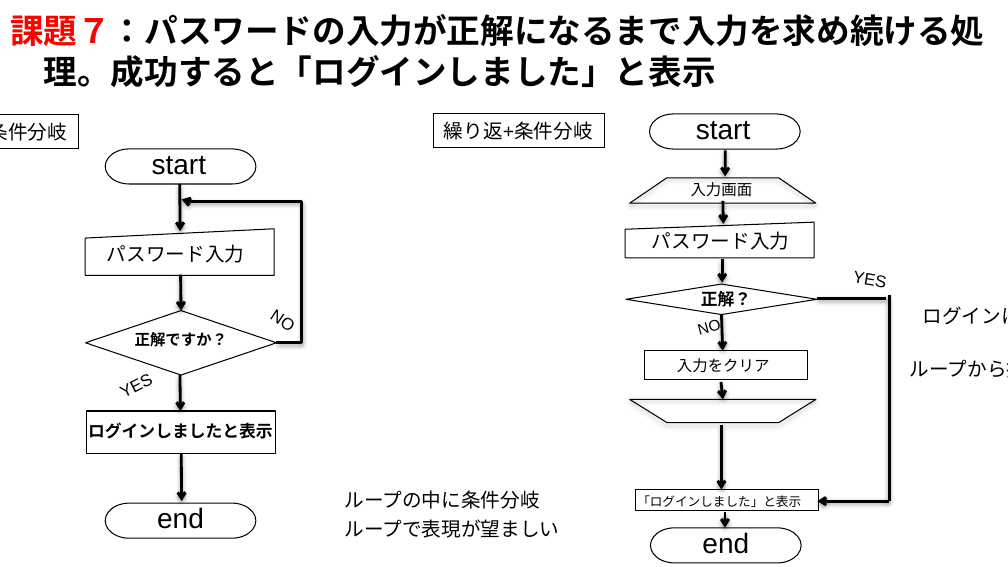
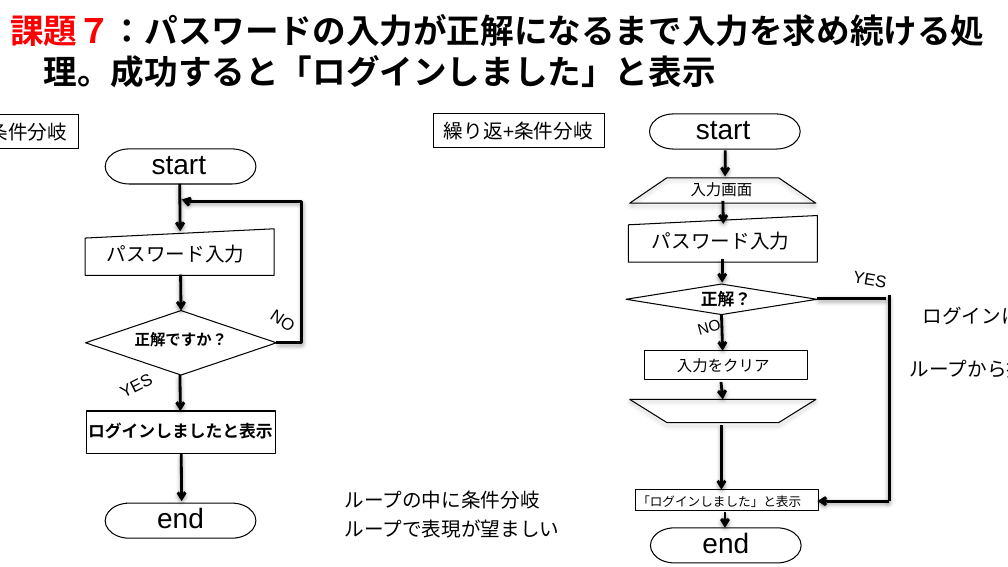
Before and after one commit to Taka-Haru/Challenge, a slide deck: slide 7 of Flowchart .pptx. Drawn at 1008x567 pixels with LibreOffice and Linux fonts; fonts in the diff are those of the drawing. Boxes give left, top, right and bottom in pixels: in the first picture for what was removed or moved away, otherwise in the second. Text is boxed around its words. In the diff, an @@ line names an element or a change of style, - is before the commit and + after.

```diff
--- a/Flowchart .pptx
+++ b/Flowchart .pptx
@@ flow chart manual input resized from (x1=625, y1=222, x2=813, y2=257) to (x1=628, y1=216, x2=816, y2=262) @@
```
Also in this commit, not shown: 5 other slides changed.
